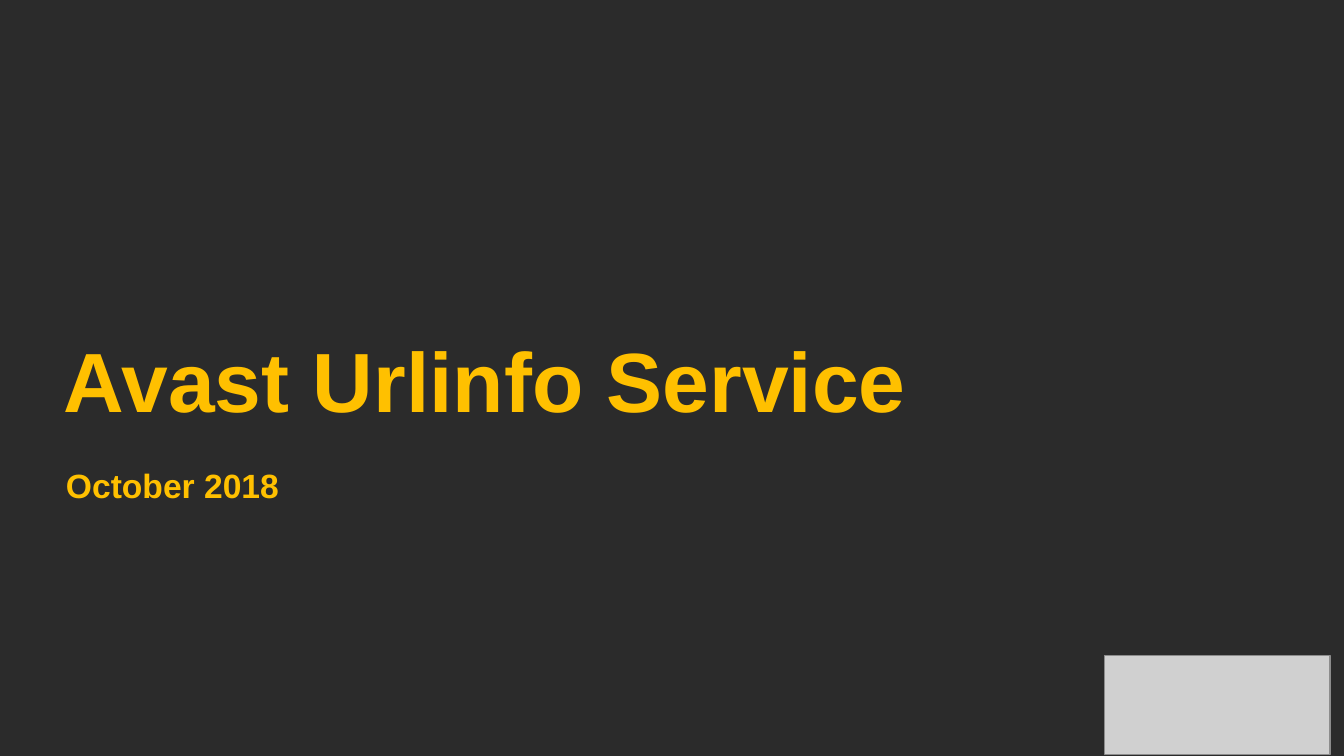
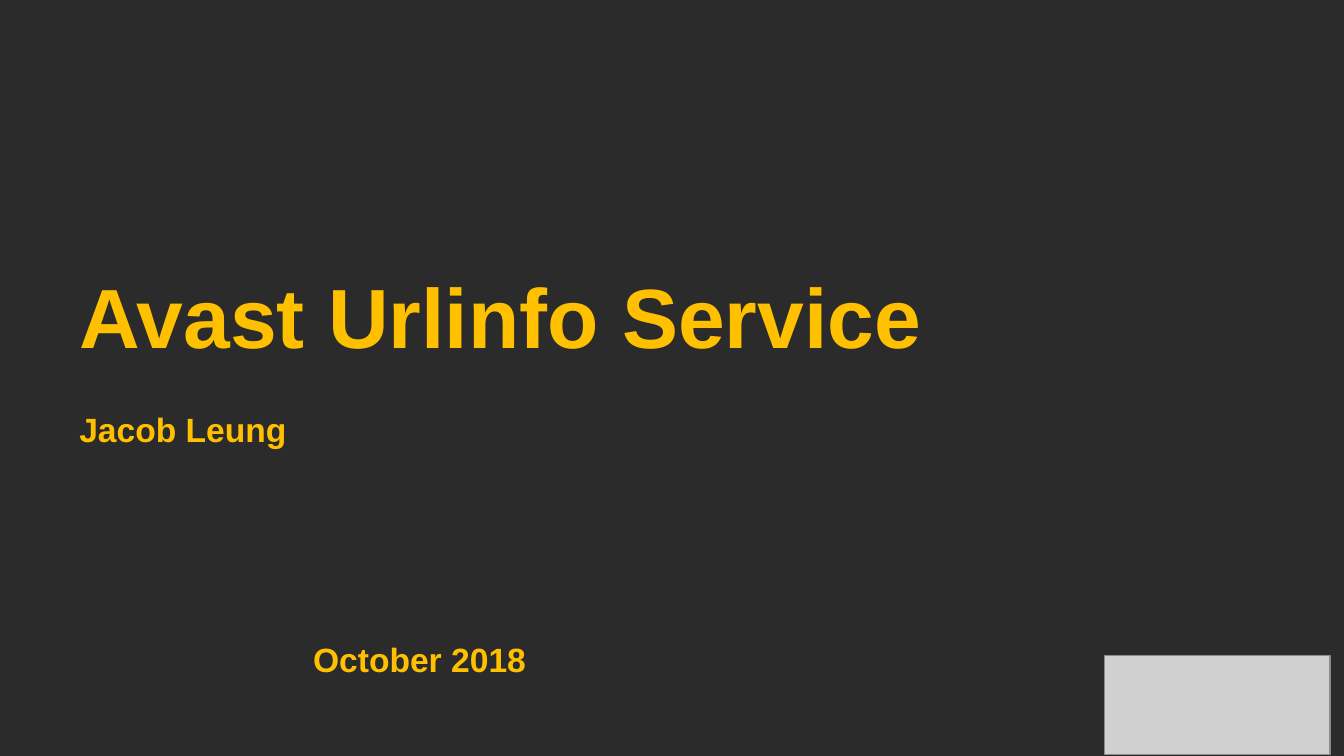
Before and after one commit to jacqbb/webscan, a slide deck: slide 1 of urlinfo_presentation.pptx. Drawn at 1344x756 pixels with LibreOffice and Linux fonts; fonts in the diff are those of the drawing; grey boxes stand for pictures; background and template pictures are left out; a plain dark background stands for a picture behind light text. Boxes give left, top, right and bottom in pixels: in the first picture for what was removed or moved away, otherwise in the second. Text is boxed around its words. In the diff, an @@ line names an element or a change of style, - is before the commit and + after.

```diff
--- a/urlinfo_presentation.pptx
+++ b/urlinfo_presentation.pptx
@@ text "Avast Urlinfo Service": place and size @@
-text "Avast Urlinfo Service" at (64, 351, 906, 413)
+text "Avast Urlinfo Service" at (79, 287, 921, 349)
@@ text added at (79, 417, 287, 449), 24 pt, text #FFC000, bold @@
+Jacob Leung
@@ text "October 2018": place and size @@
-text "October 2018" at (66, 473, 279, 499)
+text "October 2018" at (313, 647, 526, 673)
```
Also in this commit, not shown: 4 slides added, 5 other files.
